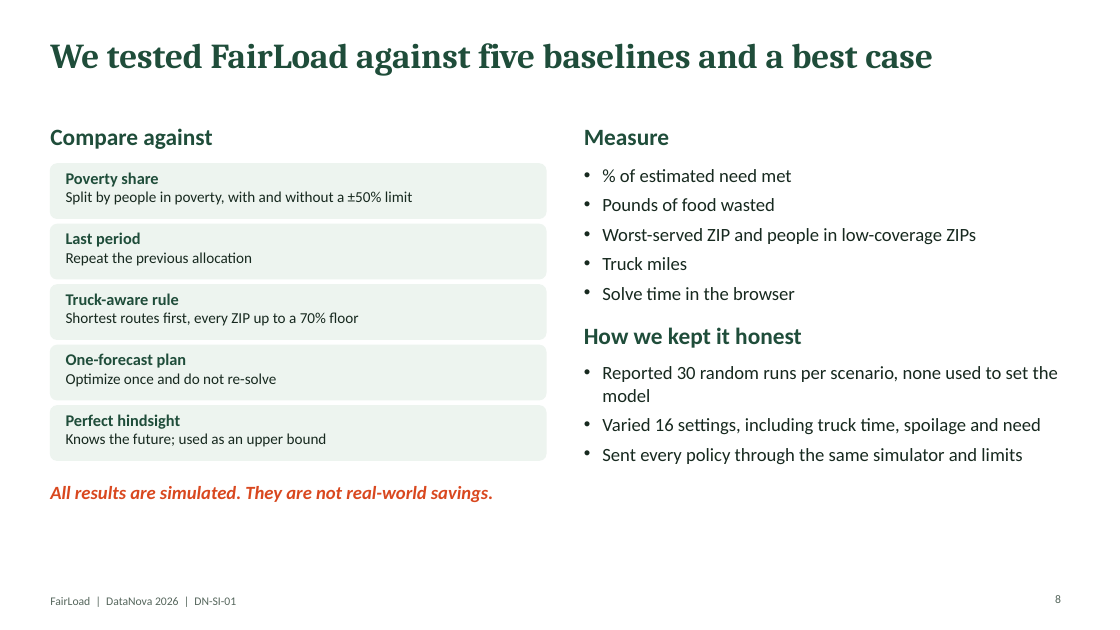
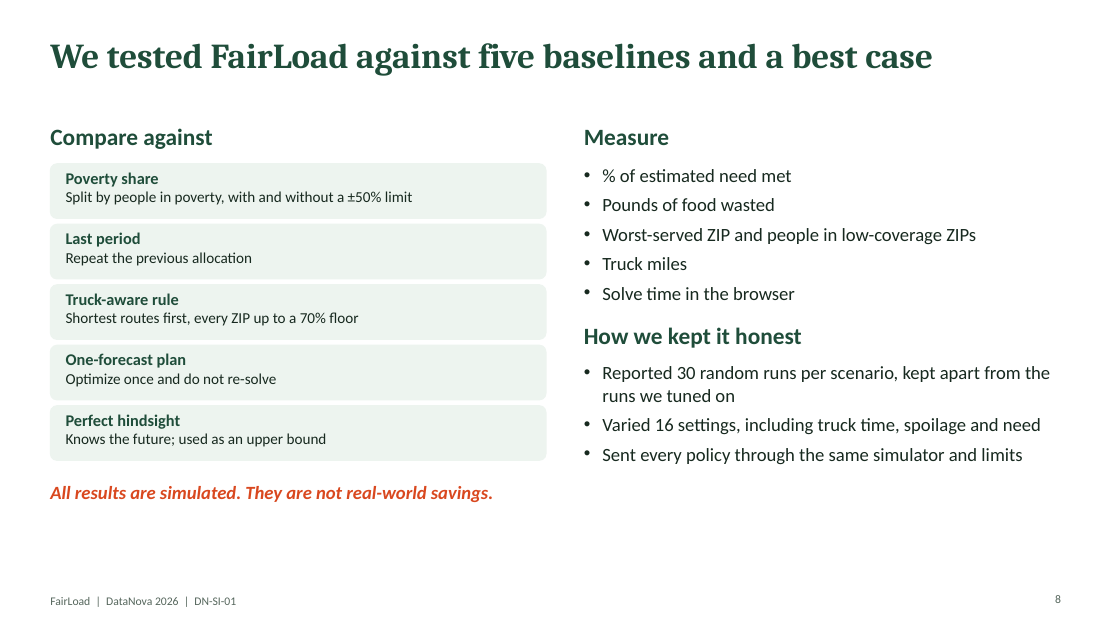
Before and after one commit to huzaifaguru/fairload, a slide deck: slide 8 of deck/FairLoad_DataNova_Final.pptx. Drawn at 1120x630 pixels with LibreOffice and Linux fonts; fonts in the diff are those of the drawing. Boxes give left, top, right and bottom in pixels: in the first picture for what was removed or moved away, otherwise in the second. Text is boxed around its words. In the diff, an @@ line names an element or a change of style, - is before the commit and + after.

Commit message:
Fix scenario seeding collision and rerun all results
Scenarios with equal-length names shared random weeks. Seed from a string
hash instead, rerun validation and the truck-aware rule, and update the
report, docs, deck and app. Also: clearer sensitivity column labels,
corrected test-seed wording, team names on the last slide, MIT license.

```diff
--- a/deck/FairLoad_DataNova_Final.pptx
+++ b/deck/FairLoad_DataNova_Final.pptx
@@ text at [602,366,1050,402]: text changed @@
-• Reported 30 random runs per scenario, none used to set the model
+• Reported 30 random runs per scenario, kept apart from the runs we tuned on
```
Also in this commit, not shown: 4 other slides changed, 11 other files.
